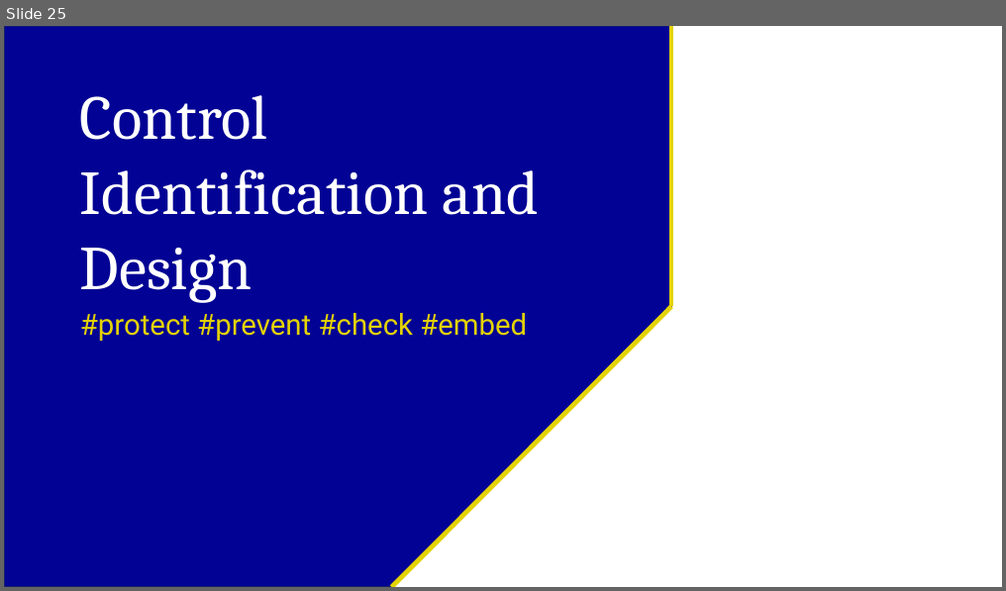
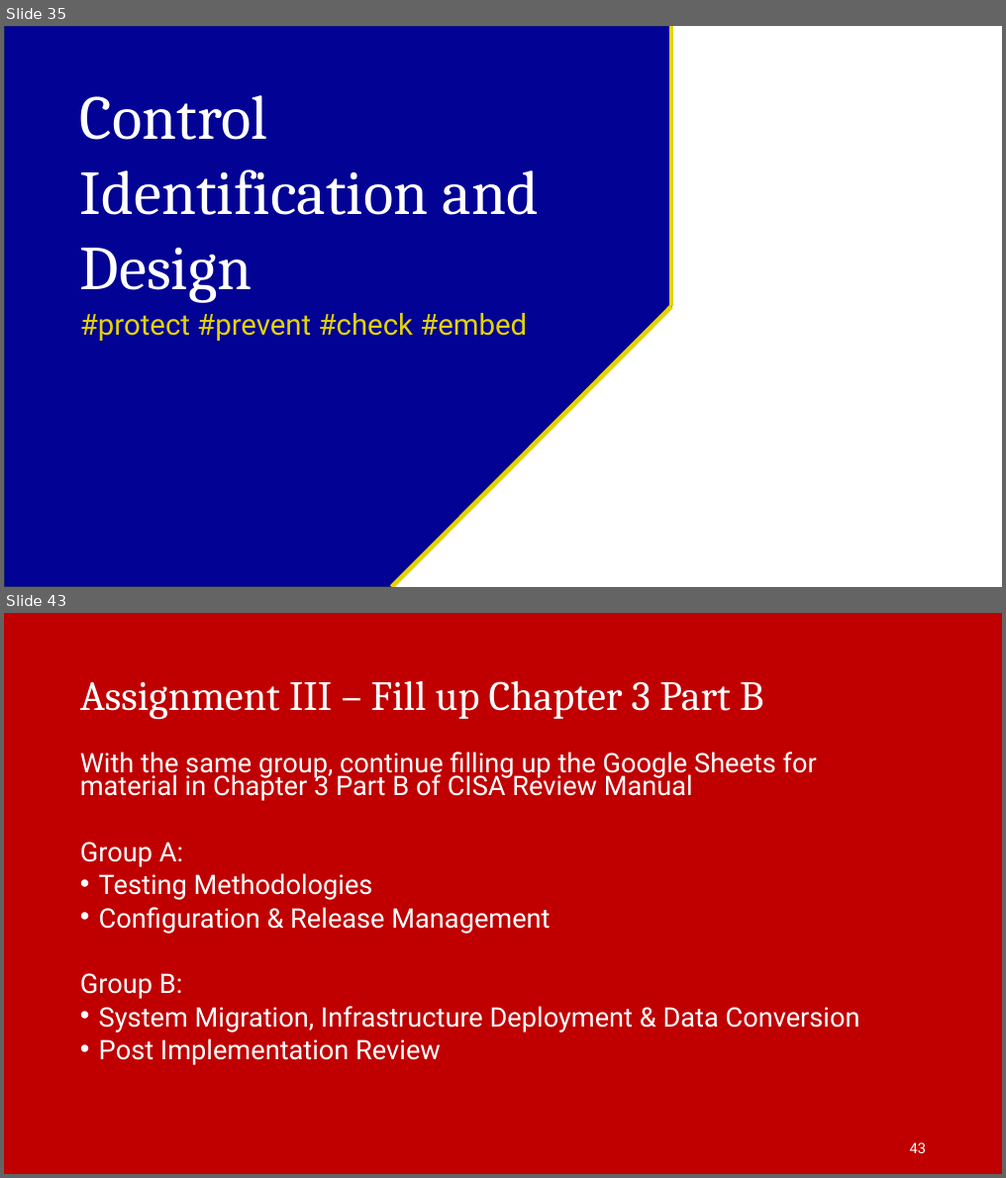
Before and after one commit to irfanradarma/Audit-SI, a slide deck: Slides/03 - IS Acquisition & Development.pptx. Shown one above the other, each under a label of ours: slide 25 before the commit, slides 35 and 43 after it; the slides between them are not shown. The pictures are 1006x591 and 1006x1178 pixels, drawn with LibreOffice and Linux fonts; fonts in the diff are those of the drawing; background and template pictures are left out. Boxes give left, top, right and bottom in pixels: in the first picture for what was removed or moved away, otherwise in the second. Text is boxed around its words. In the diff, an @@ line names an element or a change of style, - is before the commit and + after.

```diff
--- a/Slides/03 - IS Acquisition & Development.pptx
+++ b/Slides/03 - IS Acquisition & Development.pptx
@@ slide 43 added at [4, 613, 1002, 1174], background picture (left out) @@
@@ title added at [80, 680, 763, 720], 40 pt, text #FFFFFF @@
+Assignment III – Fill up Chapter 3 Part B
@@ text added at [80, 752, 860, 1065], 25.9 pt, text #FFFFFF @@
+With the same group, continue filling up the Google Sheets for material in Chapter 3 Part B of CISA Review Manual
+Group A:
+• Testing Methodologies
+• Configuration & Release Management
+Group B:
+• System Migration, Infrastructure Deployment & Data Conversion
+• Post Implementation Review
@@ page number added at [910, 1143, 927, 1154], 14 pt, text #FFFFFF @@
+43
@@ what was slide 25 is now slide 35 @@
```
Also in this commit, not shown: 4 slides changed, 17 other slides added, 2 other files.
